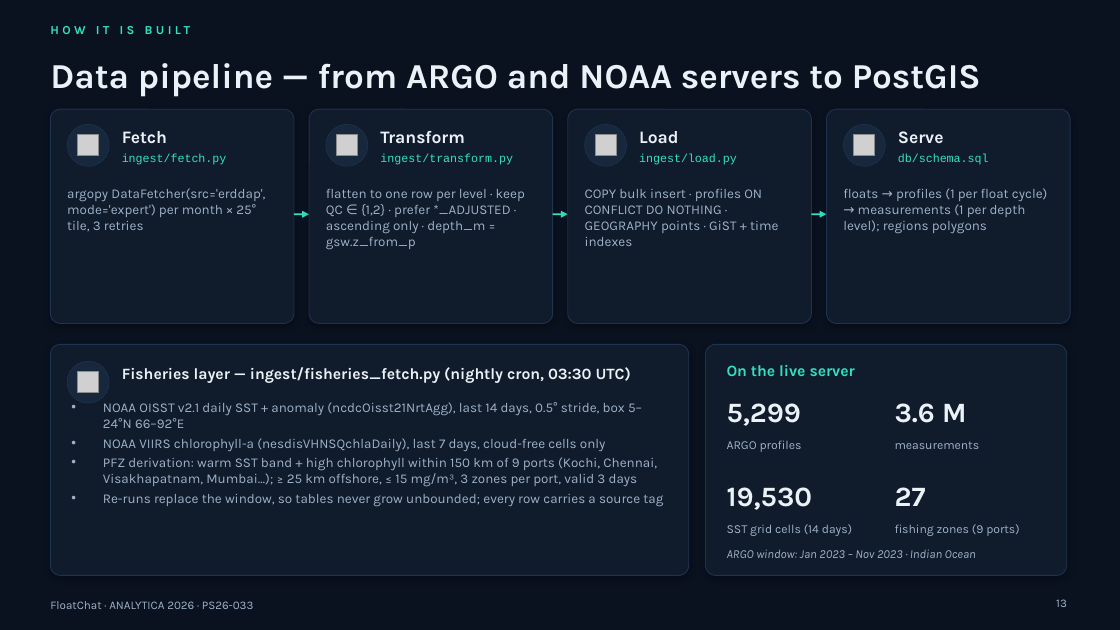
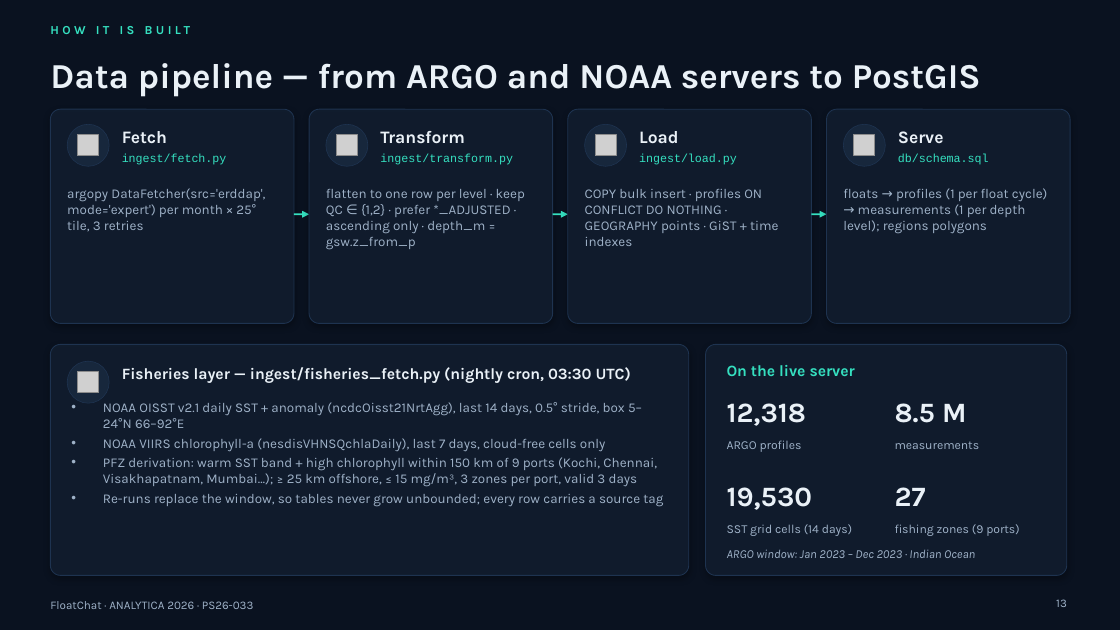
Before and after one commit to Sharmaditya2k05/Floatchat, a slide deck: slide 13 of presentation/FloatChat-Presentation.pptx. Drawn at 1120x630 pixels with LibreOffice and Linux fonts; fonts in the diff are those of the drawing; grey boxes stand for pictures; background and template pictures are left out. Boxes give left, top, right and bottom in pixels: in the first picture for what was removed or moved away, otherwise in the second. Text is boxed around its words. In the diff, an @@ line names an element or a change of style, - is before the commit and + after.

```diff
--- a/presentation/FloatChat-Presentation.pptx
+++ b/presentation/FloatChat-Presentation.pptx
@@ text at [727, 403, 806, 426]: text changed @@
-5,299
+12,318
@@ text at [895, 403, 966, 423]: text changed @@
-3.6 M
+8.5 M
@@ text at [727, 549, 975, 558]: text changed @@
-ARGO window: Jan 2023 – Nov 2023 · Indian Ocean
+ARGO window: Jan 2023 – Dec 2023 · Indian Ocean
```
